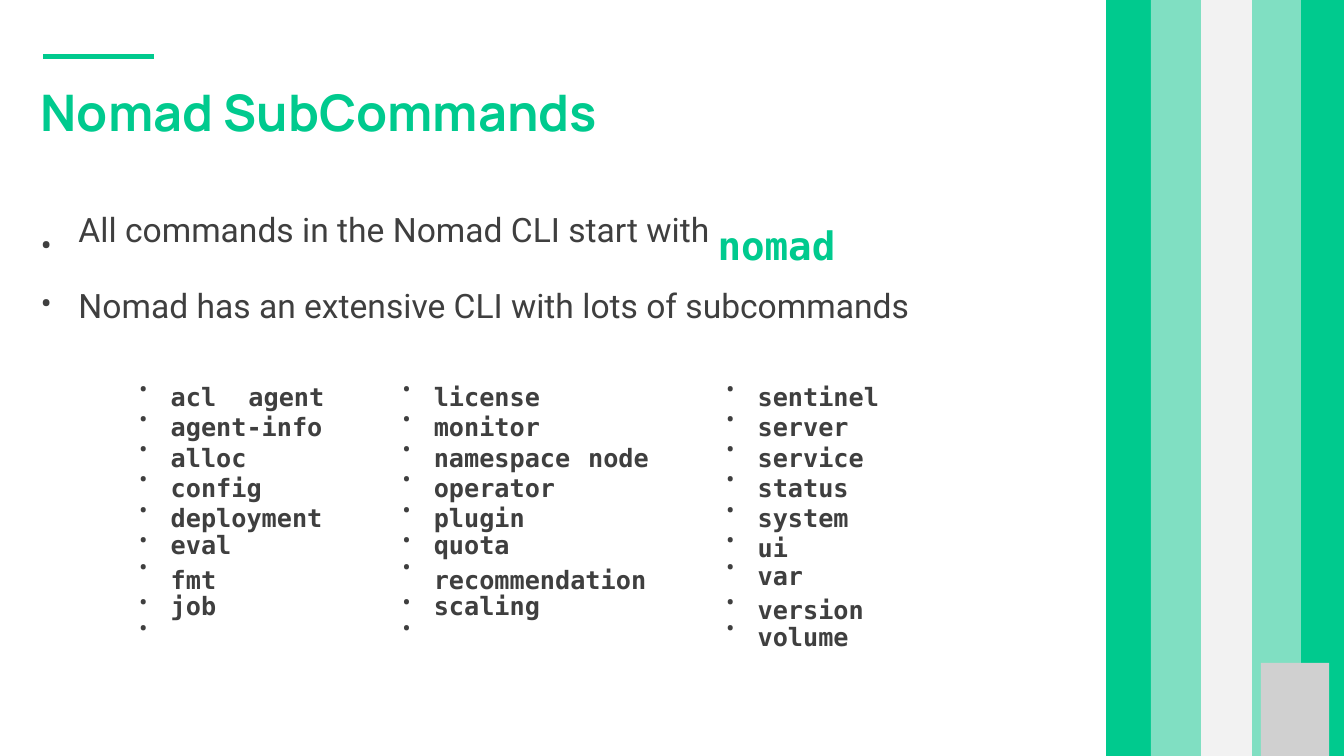
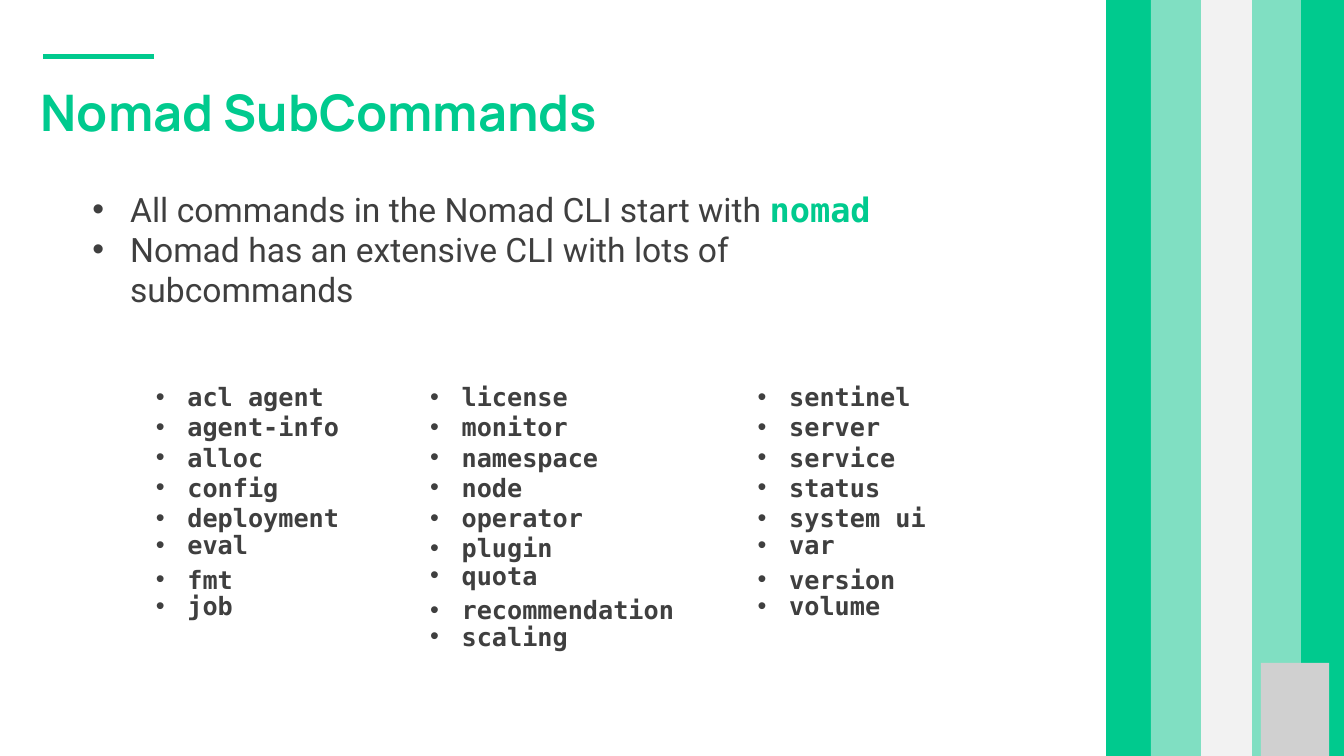
Before and after one commit to sahil7879/nomad-training, a slide deck: slide 6 of 3-Interacting_with_Nomad.pptx. Drawn at 1344x756 pixels with LibreOffice and Linux fonts; fonts in the diff are those of the drawing; grey boxes stand for pictures; background and template pictures are left out. Boxes give left, top, right and bottom in pixels: in the first picture for what was removed or moved away, otherwise in the second. Text is boxed around its words. In the diff, an @@ line names an element or a change of style, - is before the commit and + after.

```diff
--- a/3-Interacting_with_Nomad.pptx
+++ b/3-Interacting_with_Nomad.pptx
@@ text removed at [40, 205, 52, 318] @@
-• •
@@ text at [130, 196, 871, 303]: text changed @@
-All commands in the Nomad CLI start with
+• All commands in the Nomad CLI start with nomad
+• Nomad has an extensive CLI with lots of subcommands
@@ text removed at [718, 230, 836, 261] @@
-nomad
@@ text removed at [78, 292, 908, 319] @@
-Nomad has an extensive CLI with lots of subcommands
@@ text removed at [139, 373, 148, 644] @@
-• • • • • •
-•
-•
-•
@@ text "acl agent": place and size @@
-text "acl agent" at [171, 387, 324, 621]
+text "acl agent" at [187, 387, 339, 621]
@@ text at [187, 387, 339, 533]: text changed @@
-acl agent agent-info alloc config deployment
+• acl agent
+• agent-info
+• alloc
+• config
+• deployment
@@ text removed at [402, 373, 411, 644] @@
-• • • • • •
-•
-•
-•
@@ text at [462, 385, 599, 563]: text changed @@
-license monitor namespace node operator plugin
+• license
+• monitor
+• namespace
+• node
+• operator
+• plugin
@@ text removed at [726, 373, 735, 644] @@
-• • • • • •
-•
-•
-•
@@ text at [789, 385, 925, 533]: text changed @@
-sentinel server service status system ui
+• sentinel
+• server
+• service
+• status
+• system ui
@@ text at [187, 535, 248, 621]: alignment justified to left; bullet none to • @@
@@ text at [462, 567, 674, 651]: alignment justified to left; bullet none to • @@
@@ text at [789, 540, 895, 616]: alignment justified to left; bullet none to • @@
```
Also in this commit, not shown: 9 other slides changed, 2 other files.
